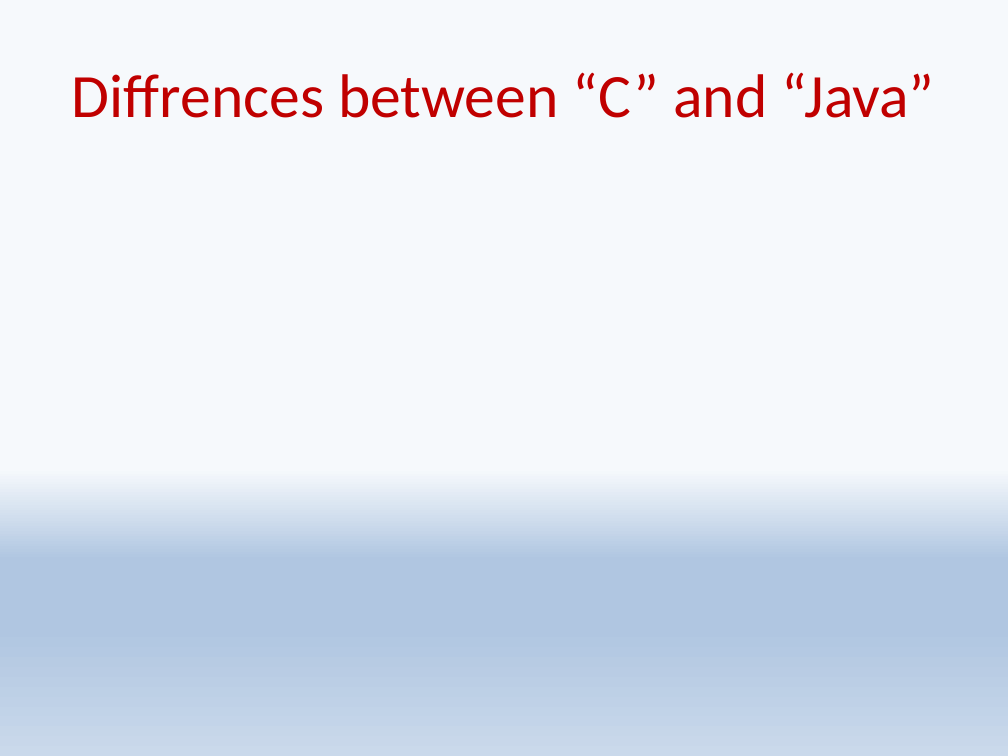
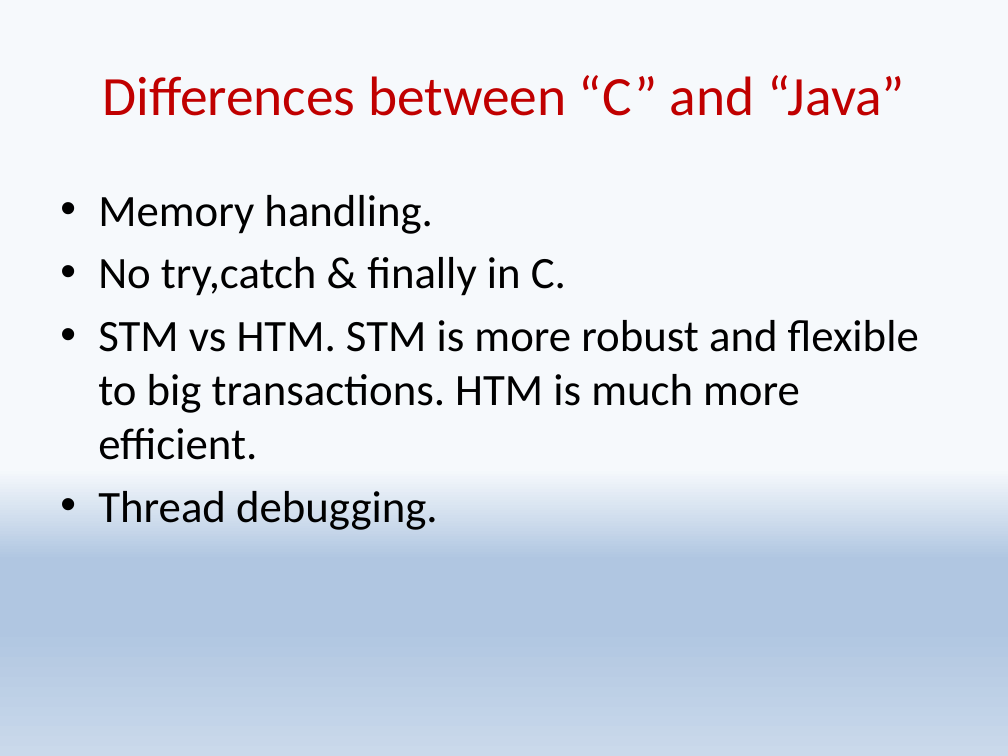
Before and after one commit to shaypele/LeapList, a slide deck: slide 10 of Leaplist.pptx. Drawn at 1008x756 pixels with LibreOffice and Linux fonts; fonts in the diff are those of the drawing. Boxes give left, top, right and bottom in pixels: in the first picture for what was removed or moved away, otherwise in the second. Text is boxed around its words. In the diff, an @@ line names an element or a change of style, - is before the commit and + after.

```diff
--- a/Leaplist.pptx
+++ b/Leaplist.pptx
@@ title at (102,75,905,116): text changed; size 44 to 39.6 pt @@
-Diffrences between “C” and “Java”
+Differences between “C” and “Java”
@@ text added at (98,195,919,530), 32 pt, text #000000 @@
+• Memory handling.
+• No try,catch & finally in C.
+• STM vs HTM. STM is more robust and flexible to big transactions. HTM is much more efficient.
+• Thread debugging.
```
Also in this commit, not shown: 3 other slides changed, 3 slides added, 3 other files.
